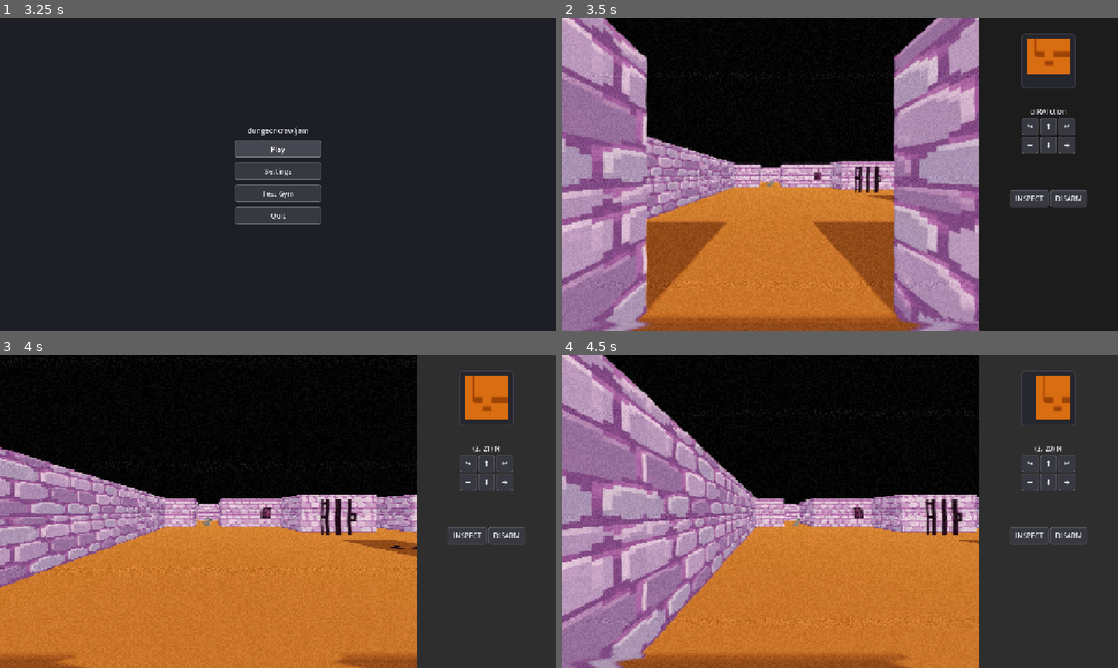
Above: before the commit, frames 1-4 (two rows, left to right).
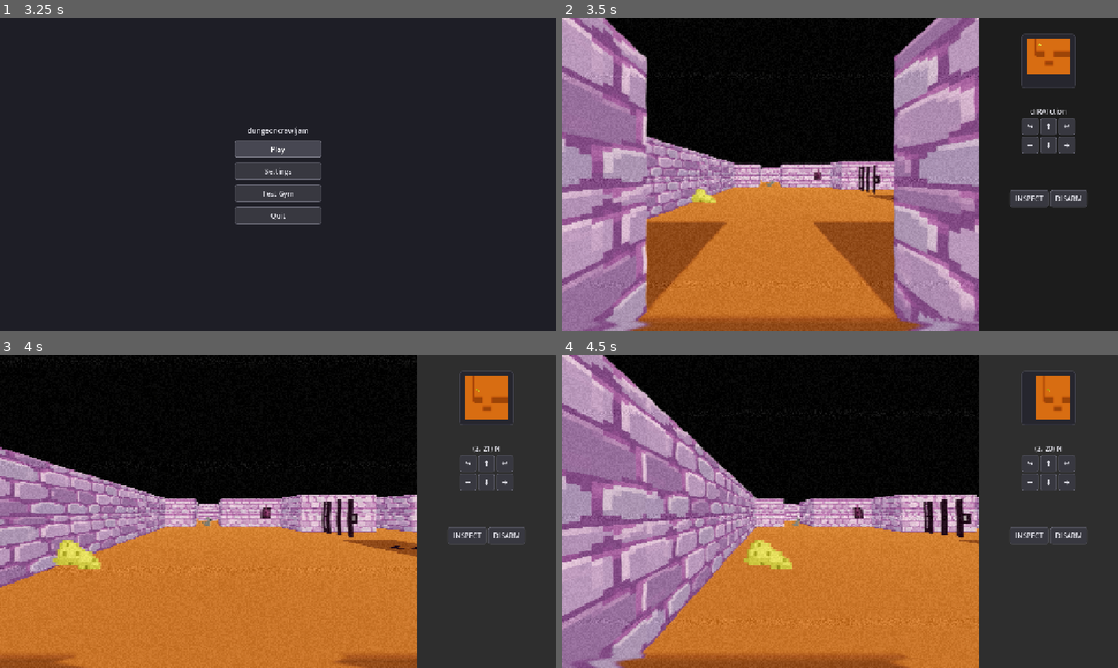
Above: after the commit, the same moments.

Repository: jah2488/dungeoncrawljam2026
Game: Godot game, scene res://scenes/boot_splash.tscn
Same seed, same stepped clock (60 frames per second), same inputs: the game is played once before the commit and once after it.
Inputs (mouse positions are in pixels of both pictures, inside the frame that each line leads up to):
- Up to frame 1 (3.25 s): tap Enter (ui_accept) at 0.5, 0.77, 1.25, 1.52 s; move the mouse to (400, 158) at 0.52 s; hold D (move_right) 0.53-1.28 s; tap Space (interact) at 0.6, 1.35, 2.1 s; click (400, 158) at 0.67 s; move the mouse to (166, 190) at 1.27 s; hold S (move_back) 1.28-2.03 s; move the mouse to (333, 105) at 2.02 s; hold D (move_right) 2.03-2.75 s; click "Play" at 2.75 s
- Up to frame 2 (3.5 s): no input
- Up to frame 3 (4 s): move the mouse to (250, 574) at 3.52 s; hold W (move_forward) from 3.53 s (still down); tap Space (interact) at 3.6 s; click (250, 574) at 3.67 s; tap Enter (ui_accept) at 3.77 s
- Up to frame 4 (4.5 s): move the mouse to (1006, 558) at 4.27 s; release W (move_forward) at 4.28 s; hold A (move_left) from 4.28 s (still down); tap Space (interact) at 4.35 s

Frame 1 is identical in both runs. In frame 2, 0.4% of the frame differs, in the area x 23-87%, y 8-60%; in frame 3, 0.9%; in frame 4, 1.1%, in the area x 32-88%, y 10-69%.

Commit message:
Add rotation to assets. Add cheese. Make traps triggerable with a lever

Diff:
--- /dev/null
+++ b/entities/cheese_tile.tscn
@@ -0,0 +1,14 @@
+[gd_scene format=3 uid="uid://kasdbx4el2sd"]
+
+[ext_resource type="Script" uid="uid://b7tj80f6kplbw" path="res://scripts/entities/cheese_tile.gd" id="1_36crw"]
+[ext_resource type="Texture2D" uid="uid://5d0w0eurucq5" path="res://textures/cheese.png" id="1_frpjf"]
+
+[node name="CheeseTile" type="Node3D" unique_id=1354669638]
+script = ExtResource("1_36crw")
+
+[node name="Sprite3D" type="Sprite3D" parent="." unique_id=1122355419]
+transform = Transform3D(1, 0, 0, 0, 1, 0, 0, 0, 1, 0, 1.2, 0)
+pixel_size = 0.1
+billboard = 1
+texture_filter = 0
+texture = ExtResource("1_frpjf")
--- a/entities/gate_tile.tscn
+++ b/entities/gate_tile.tscn
@@ -9,6 +9,5 @@
 [node name="Sprite3D" type="Sprite3D" parent="." unique_id=1868658366]
 transform = Transform3D(1, 0, 0, 0, 1, 0, 0, 0, 1, 0, 1.6, 0)
 pixel_size = 0.2
-billboard = 1
 texture_filter = 0
 texture = ExtResource("1_j7k7x")
--- a/levels/level_01.csv
+++ b/levels/level_01.csv
@@ -1,23 +1,23 @@
 1,1,1,1,1,1,1,1,1,1,1,1,1,1,1,1,1
 1,0,0,0,0,0,2:9,1,0,0,0,0,1,1,3,0,1
-1,0,0,5,0,0,0,G:9,0,0,0,3,0,0,0,5,1
+1,0,0,5,0,0,0,G:9:L,0,0,0,3,0,0,0,5,1
 1,0,1,1,1,1,1,1,0,0,0,0,1,1,3,0,1
 1,0,3,1,3,0,1,1,0,1,1,1,1,1,1,1,1
 1,0,0,1,0,0,1,1,G:6,1,1,1,1,1,0,1,1
 1,E,1,1,1,#,1,1,0,0,0,0,1,1,0,5,1
-1,0,0,0,0,0,1,1,0,2:6,1,0,0,1,0,1,1
+1,0,0,0,0,0,1,1,0,2:6:L,1,0,0,1,0,1,1
 1,1,1,0,1,1,1,1,0,1,1,1,0,#,0,3,1
-1,3,2:5,G:5,0,0,0,0,0,0,1,0,0,1,0,0,1
+1,3,2:5:L,G:5:R,0,0,0,0,0,0,1,0,0,1,0,0,1
 1,0,1,1,1,0,1,0,E,0,1,0,1,1,0,0,1
 1,0,1,1,0,0,1,#,5,#,1,0,1,1,1,1,1
 1,0,1,0,0,1,1,0,3,0,1,0,1,1,1,1,1
 1,0,0,0,1,1,1,1,1,1,1,0,1,1,1,1,1
 1,1,T:2,1,1,1,1,1,1,1,0,0,0,0,0,1,1
-1,1,E,1,2:4,2:8,E,0,0,0,0,1,1,1,G:7,1,1
+1,1,E,1,2:4,2:8:R,E,0,0,0,0,1,1,1,G:7,1,1
 1,0,0,0,0,1,1,0,1,1,1,1,0,0,0,0,1
-1,0,T:1,0,0,G:4,0,#:8,0,1,1,1,0,0,0,0,1
+1,0,T:1,0,0,G:4:L,0,#:8,0,1,1,1,0,0,0,0,1
 1,0,0,0,0,#:3,0,E,0,1,1,1,0,0,B,0,1
-1,0,0,0,0,2:3,#,2:7,#,1,1,1,0,5,5,5,1
+1,3,0,0,0,2:3:L,#,2:7:U,#,1,1,1,0,5,5,5,1
 1,0,0,0,0,1,1,1,1,1,1,1,0,0,0,0,1
 1,1,@,1,1,1,1,1,1,1,1,1,0,0,D,0,1
 1,1,1,1,1,1,1,1,1,1,1,1,1,1,1,1,1
--- a/scenes/main.tscn
+++ b/scenes/main.tscn
@@ -12,6 +12,7 @@
 [ext_resource type="PackedScene" uid="uid://c1xr25buqn4te" path="res://entities/trap_tile.tscn" id="8_choun"]
 [ext_resource type="PackedScene" uid="uid://dlylan4bdyb3" path="res://entities/gate_tile.tscn" id="9_eb6dy"]
 [ext_resource type="PackedScene" uid="uid://dkym4ab1gubxl" path="res://entities/wall_lever_tile.tscn" id="10_trceg"]
+[ext_resource type="PackedScene" uid="uid://kasdbx4el2sd" path="res://entities/cheese_tile.tscn" id="11_trceg"]
 
 [sub_resource type="ProceduralSkyMaterial" id="sky_mat"]
 sky_top_color = Color(0.05, 0.05, 0.08, 1)
@@ -69,7 +70,6 @@
 [node name="LevelGenerator" type="Node3D" parent="SubViewportContainer/SubViewport/World" unique_id=1155802989]
 script = ExtResource("5_choun")
 csv_file = "uid://bsfjfxxsxvkoc"
-wall_lever_character = null
 wall_texture = ExtResource("2_jyhfs")
 wall_normal_texture = ExtResource("3_tefeu")
 wall_uv_scale = Vector3(4, 4, 4)
@@ -77,6 +77,7 @@
 tile_scenes = Dictionary[String, PackedScene]({
 "#": ExtResource("8_choun"),
 "2": ExtResource("10_trceg"),
+"3": ExtResource("11_trceg"),
 "5": ExtResource("7_85g3d"),
 "@": ExtResource("6_tipki"),
 "E": ExtResource("7_85g3d"),
--- a/textures/wall_lever_off.png.import
+++ b/scripts/entities/cheese_tile.gd
@@ -1,41 +1,43 @@
-[remap]
+extends Interactable
 
-importer="texture"
-type="CompressedTexture2D"
-uid="uid://c2jneelo3ibwj"
-path.s3tc="res://.godot/imported/wall_lever_off.png-7717cddbdb9e8a8380f07100349b63bc.s3tc.ctex"
-metadata={
-"imported_formats": ["s3tc_bptc"],
-"vram_texture": true
-}
+class_name CheeseTile
 
-[deps]
+var print_name: String = "[CheeseTile]"
+@export var text: String = ""
 
-source_file="res://textures/wall_lever_off.png"
-dest_files=["res://.godot/imported/wall_lever_off.png-7717cddbdb9e8a8380f07100349b63bc.s3tc.ctex"]
+var healing_amount := 5
 
-[params]
 
-compress/mode=2
-compress/high_quality=false
-compress/lossy_quality=0.7
-compress/uastc_level=0
-compress/rdo_quality_loss=0.0
-compress/hdr_compression=1
-compress/normal_map=0
-compress/channel_pack=0
-mipmaps/generate=true
-mipmaps/limit=-1
-roughness/mode=0
-roughness/src_normal=""
-process/channel_remap/red=0
-process/channel_remap/green=1
-process/channel_remap/blue=2
-process/channel_remap/alpha=3
-process/fix_alpha_border=true
-process/premult_alpha=false
-process/normal_map_invert_y=false
-process/hdr_as_srgb=false
-process/hdr_clamp_exposure=false
-process/size_limit=0
-detect_3d/compress_to=0
+func _ready() -> void:
+    super()
+    is_passable = true
+    is_enemy = false
+    is_triggerable = false
+
+
+func on_focused() -> void:
+    print(print_name + " " + text)
+
+
+func on_unfocused() -> void:
+    print(print_name + " ...")
+
+
+func get_options() -> Array[Dictionary]:
+    return []
+
+
+func on_stepped_on() -> void:
+    pass
+
+
+# This is where the tile receives the player's action and decides what to do in response.
+func interact(choice_id: String = "") -> void:
+    print(print_name + " (interaction) ", choice_id)
+    match choice_id:
+        "inspect":
+            Events.PlayerHeals.emit(healing_amount, self)
+            print("Mmmm, cheese")
+            queue_free()
+        _:
+            print("you cannot perform this action on cheese")
--- a/scripts/entities/player.gd
+++ b/scripts/entities/player.gd
@@ -60,6 +60,7 @@
     Events.PlayerDefended.connect(_on_player_defended)
     Events.PlayerTakesDamage.connect(_on_player_takes_damage)
     Events.PlayerTriggerTrap.connect(_on_player_trigger_trap)
+    Events.PlayerHeals.connect(_on_player_heals)
 
 
 func _physics_process(_delta: float) -> void:
@@ -221,6 +222,12 @@
     %Spike/Audio.play()
 
 
+func _on_player_heals(amount: int, source: Interactable) -> void:
+    print("Player heals for (" + str(amount) + " from eating ", source)
+    hp += amount
+    print("Player hp == ", str(hp))
+
+
 func _process(_delta: float) -> void:
     _update_debug_highlight()
 
--- a/scripts/entities/trap_tile.gd
+++ b/scripts/entities/trap_tile.gd
@@ -7,15 +7,19 @@
 
 var triggered := false
 var damage := 1
+var lever_up := true
 var armed := true
 var difficulty := 0.5
 var disarm_attempt := 0
 var is_trap = true
 
+
 func _ready() -> void:
     super()
     is_passable = true
     is_enemy = false
+    is_triggerable = true
+    set_group_id()
 
 
 func on_focused() -> void:
@@ -48,9 +52,7 @@
             disarm_attempt += 1
             var attempt = randf_range(0.0, 1.0)
             if attempt >= difficulty - (difficulty * disarm_attempt / 10): # difficulty lowers by 10% base difficulty every attempt
-                armed = false
-                print_name = "[TrapTile (disarmed)]"
-                print("Player disarms the trap")
+                disarm()
             else:
                 print("Player fails to disarm the trap")
                 Events.PlayerTriggerTrap.emit(damage, self)
@@ -61,3 +63,15 @@
                 print("Its a trap! But its disarmed")
         _:
             print("you cannot perform this action on a trap")
+
+
+func disarm():
+    armed = false
+    is_triggerable = false
+    print_name = "[TrapTile (disarmed)]"
+    print("Player disarms the trap")
+
+
+func trigger() -> void:
+    if armed == true:
+        disarm()
--- a/scripts/entities/wall_lever_tile.gd
+++ b/scripts/entities/wall_lever_tile.gd
@@ -40,11 +40,15 @@
         "inspect":
             if status == Status.OFF:
                 status = Status.ON
-                print("Pulled lever down... you hear something move...")
             elif status == Status.ON:
                 status = Status.OFF
-                print("Pushed lever up... you hear something move...")
-            Groups.trigger_items_in_group(group_id)
+
+            if Groups.has_triggerable_items(group_id):
+                Groups.trigger_items_in_group(group_id)
+                print("You push the lever... and hear something move")
+            else:
+                print("You push the lever... nothing happens")
+
             pick_sprite()
         _:
             print("you cannot perform this action on a wall lever")
--- a/scripts/globals/Events.gd
+++ b/scripts/globals/Events.gd
@@ -29,6 +29,7 @@
 signal PlayerDefended
 signal PlayerTakesDamage(amount: int, source: Interactable)
 signal PlayerTriggerTrap(amount: int, source: Interactable)
+signal PlayerHeals(amount: int, source: Interactable)
 signal StartCombat
 signal EndCombat
 
--- a/scripts/globals/Groups.gd
+++ b/scripts/globals/Groups.gd
@@ -17,3 +17,7 @@
     for item in group_pool[group_id]:
         if item.is_triggerable:
             item.trigger()
+
+
+func has_triggerable_items(group_id) -> bool:
+    return group_pool[group_id].any(func(item): return item.is_triggerable)
--- a/scripts/lib/interactable.gd
+++ b/scripts/lib/interactable.gd
@@ -30,7 +30,8 @@
 
 
 func set_group_id():
-    group_id = get_meta("group_id")
+    if get_meta("group_id"):
+        group_id = get_meta("group_id")
 
 
 func interact(choice_id: String = "") -> void:
--- a/scripts/lib/level_generator.gd
+++ b/scripts/lib/level_generator.gd
@@ -199,8 +199,23 @@
             var pos := _cell_position(row, col)
             instance.position = Vector3(pos.x, 0.0, pos.z)
 
-            if val_arr.size() == 2:
-                Groups.add_item_to_group(val_arr[1], instance)
-                instance.set_meta("group_id", str(val_arr[1]))
+            if val_arr.size() >= 2:
+                _add_to_group(val_arr[1], instance)
+            if val_arr.size() >= 3:
+                instance.rotation.y = _tile_rotation(val_arr[2])
 
             add_child(instance)
+
+func _add_to_group(key, instance):
+    # Prevents issues when regenerating in the editor vs at game run
+    if not Engine.is_editor_hint():
+        Groups.add_item_to_group(key, instance)
+    instance.set_meta("group_id", str(key))
+
+
+func _tile_rotation(key):
+    match key:
+        "L": return -PI / 2
+        "R": return PI / 2
+        "U": return PI
+        "D": return 0.0
Binary file changed: levels/level_01.1.translation
Not shown, added: scripts/entities/cheese_tile.gd.uid
Not shown, changed: levels/csvs/level_01_mapping.numbers
